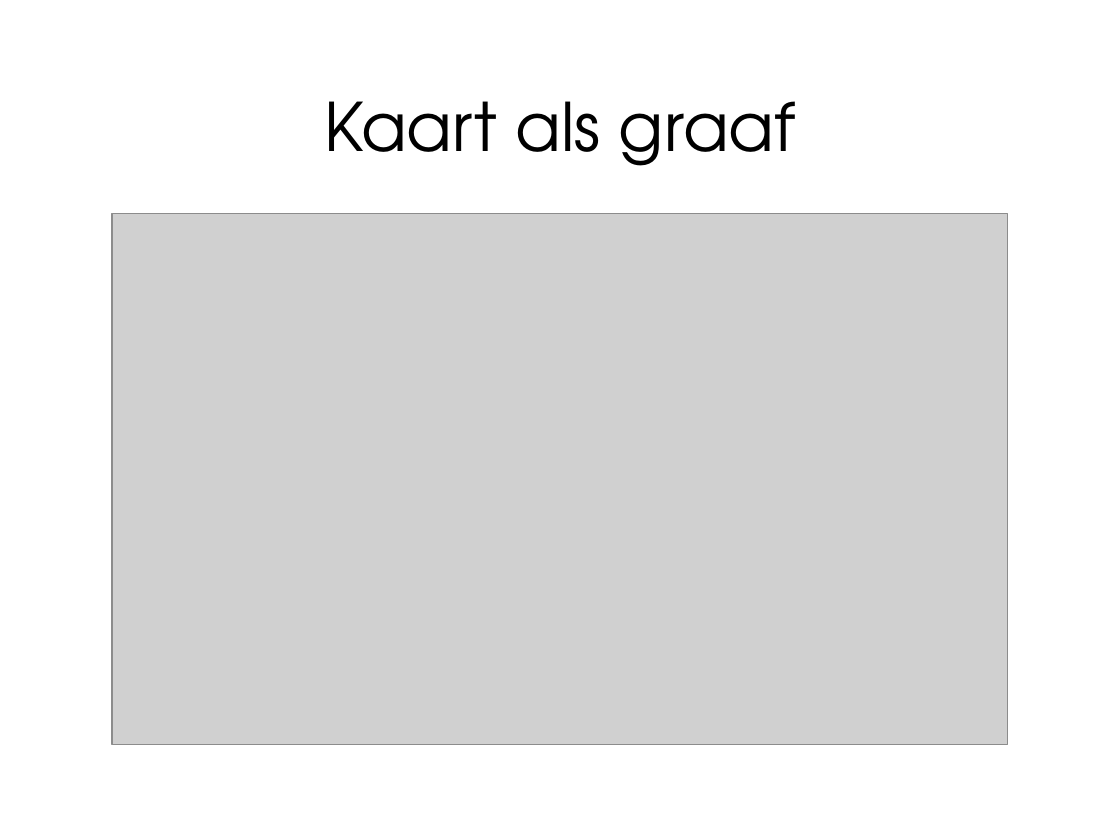
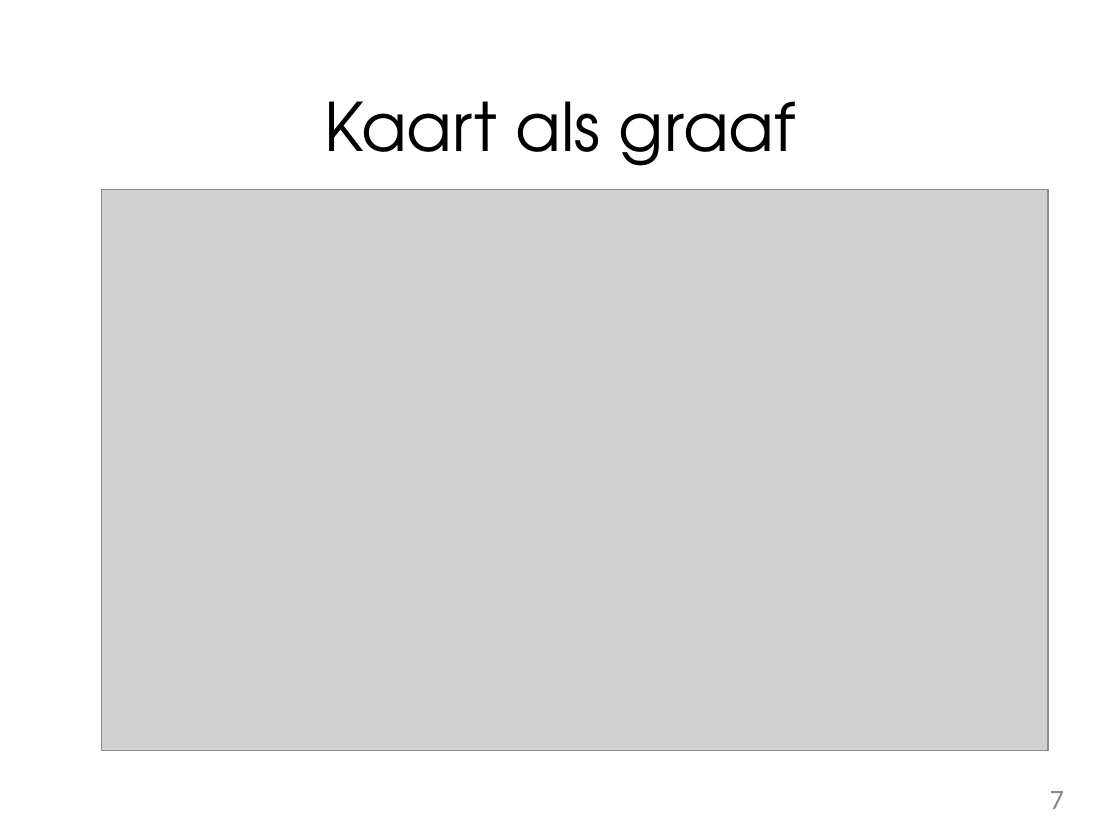
Before and after one commit to ekgorter/-c0ffee, a slide deck: slide 7 of Presentatie 3 Kaartkleuren.pptx. Drawn at 1120x840 pixels with LibreOffice and Linux fonts; fonts in the diff are those of the drawing; grey boxes stand for pictures; background and template pictures are left out. Boxes give left, top, right and bottom in pixels: in the first picture for what was removed or moved away, otherwise in the second. Text is boxed around its words. In the diff, an @@ line names an element or a change of style, - is before the commit and + after.

```diff
--- a/Presentatie 3 Kaartkleuren.pptx
+++ b/Presentatie 3 Kaartkleuren.pptx
@@ picture: place and size @@
-picture at bbox=[112, 214, 1008, 745]
+picture at bbox=[101, 189, 1047, 750]
@@ page number added at bbox=[1050, 791, 1064, 809], 18 pt, text #888888 @@
+7
```
Also in this commit, not shown: 13 other slides changed, 6 slides added, 2 slides removed.
